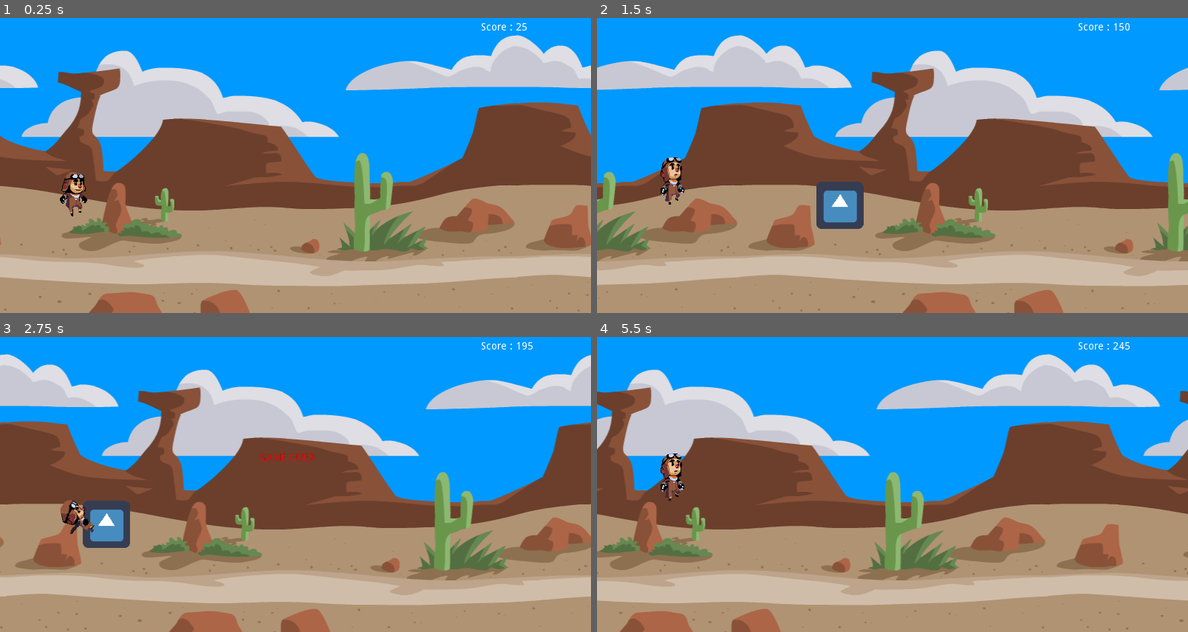
Above: before the commit, frames 1-4 (two rows, left to right).
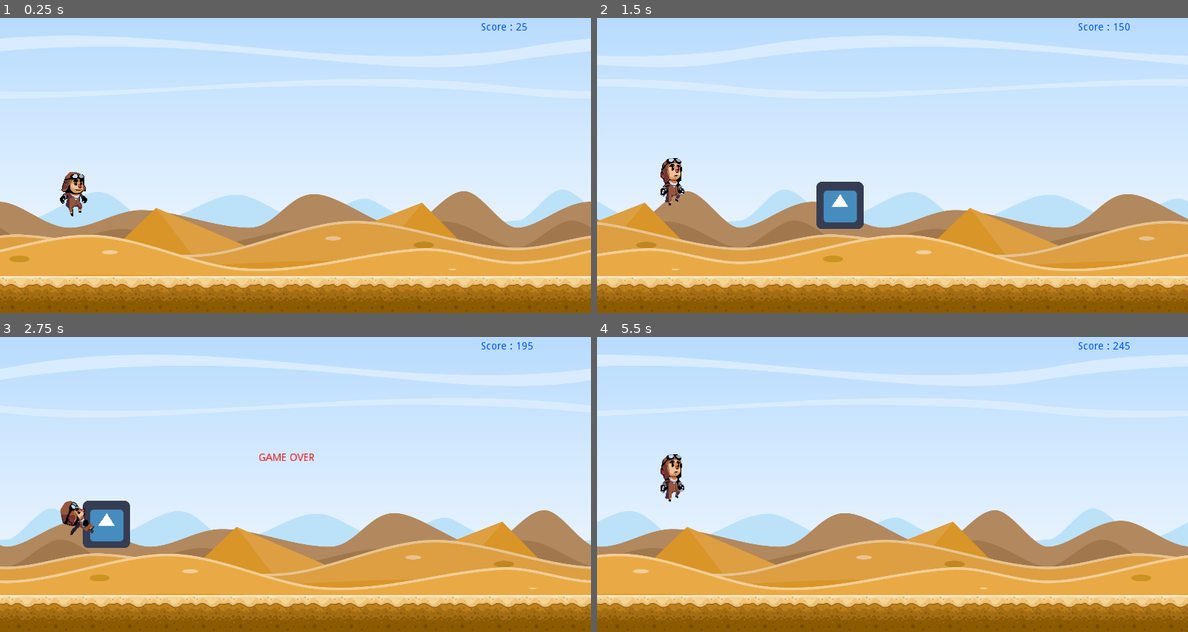
Above: after the commit, the same moments.

Repository: achmaddzaki/dinodron
Game: Godot game, scene res://Dinodron.tscn
The game is run twice, just before and just after one commit, with the same random seed, the same clock (stepped at 60 frames per second) and the same inputs. The engine's default icon, where the game draws it, is replaced by a stand-in: a white triangle on a blue panel in a dark square.
Inputs:
- Up to frame 1 (0.25 s): no input
- Up to frame 2 (1.5 s): hold Up (ui_up) from 0.53 s (still down); tap Space at 0.77 s
- Up to frame 3 (2.75 s): tap Space at 1.52 s; release Up (ui_up) at 2.03 s
- Up to frame 4 (5.5 s): tap Enter at 2.75 s; hold Up (ui_up) 2.78-4.28 s; tap Space at 3.02, 3.77, 4.52 s; hold Up (ui_up) from 5.03 s (still down)

The runs differ from the first frame. In frame 1, 96% of the frame differs, in the area x 0-100%, y 0-100%; in frame 2, 95%; in frame 3, 95%; in frame 4, 96%.

Commit message:
# Change background

Diff:
--- /dev/null
+++ b/BG.tscn
@@ -0,0 +1,21 @@
+[gd_scene load_steps=3 format=2]
+
+[ext_resource path="res://BG_Disert.png" type="Texture" id=1]
+[ext_resource path="res://Dirts.tres" type="TileSet" id=2]
+
+[node name="Node2D" type="Node2D"]
+z_index = -1
+
+[node name="Sprite" type="Sprite" parent="."]
+position = Vector2( 3.05176e-005, -7.62939e-006 )
+scale = Vector2( 0.625, 0.416667 )
+texture = ExtResource( 1 )
+centered = false
+
+[node name="TileMap" type="TileMap" parent="."]
+scale = Vector2( 0.391, 0.391 )
+tile_set = ExtResource( 2 )
+cell_size = Vector2( 128, 128 )
+cell_quadrant_size = 10
+format = 1
+tile_data = PoolIntArray( 458752, 0, 0, 458753, 0, 0, 458754, 0, 0, 458755, 0, 0, 458756, 0, 0, 458757, 0, 0, 458758, 0, 0, 458759, 0, 0, 458760, 0, 0, 458761, 0, 0, 458762, 0, 0, 458763, 0, 0, 458764, 0, 0, 458765, 0, 0, 458766, 0, 0, 458767, 0, 0 )
--- a/Dinodron.tscn
+++ b/Dinodron.tscn
@@ -1,18 +1,18 @@
 [gd_scene load_steps=19 format=2]
 
 [ext_resource path="res://bgslider.gd" type="Script" id=1]
-[ext_resource path="res://RichTextLabel.gd" type="Script" id=2]
-[ext_resource path="res://KinematicBody2D.gd" type="Script" id=3]
-[ext_resource path="res://Sprites/Player/Run0.png" type="Texture" id=4]
-[ext_resource path="res://Sprites/Player/Run1.png" type="Texture" id=5]
-[ext_resource path="res://Sprites/Player/Run2.png" type="Texture" id=6]
-[ext_resource path="res://Sprites/Player/Run3.png" type="Texture" id=7]
-[ext_resource path="res://Sprites/Player/Run4.png" type="Texture" id=8]
-[ext_resource path="res://Sprites/Player/Run7.png" type="Texture" id=9]
-[ext_resource path="res://Sprites/Player/Jump1.png" type="Texture" id=10]
-[ext_resource path="res://Sprites/Player/Jump0.png" type="Texture" id=11]
-[ext_resource path="res://KinematicBody2D2.gd" type="Script" id=12]
-[ext_resource path="res://bg.png" type="Texture" id=13]
+[ext_resource path="res://BG.tscn" type="PackedScene" id=2]
+[ext_resource path="res://RichTextLabel.gd" type="Script" id=3]
+[ext_resource path="res://KinematicBody2D.gd" type="Script" id=4]
+[ext_resource path="res://Sprites/Player/Jump0.png" type="Texture" id=5]
+[ext_resource path="res://Sprites/Player/Run0.png" type="Texture" id=6]
+[ext_resource path="res://Sprites/Player/Run1.png" type="Texture" id=7]
+[ext_resource path="res://Sprites/Player/Run2.png" type="Texture" id=8]
+[ext_resource path="res://Sprites/Player/Run3.png" type="Texture" id=9]
+[ext_resource path="res://Sprites/Player/Run4.png" type="Texture" id=10]
+[ext_resource path="res://Sprites/Player/Run7.png" type="Texture" id=11]
+[ext_resource path="res://Sprites/Player/Jump1.png" type="Texture" id=12]
+[ext_resource path="res://KinematicBody2D2.gd" type="Script" id=13]
 [ext_resource path="res://icon.png" type="Texture" id=14]
 
 [sub_resource type="CapsuleShape2D" id=1]
@@ -21,32 +21,32 @@
 
 [sub_resource type="SpriteFrames" id=2]
 animations = [ {
-"frames": [ ExtResource( 4 ), ExtResource( 5 ), ExtResource( 6 ), ExtResource( 7 ), ExtResource( 8 ), ExtResource( 9 ) ],
+"frames": [ ExtResource( 5 ) ],
+"loop": true,
+"name": "JumpUp",
+"speed": 5.0
+}, {
+"frames": [ ExtResource( 6 ), ExtResource( 7 ), ExtResource( 8 ), ExtResource( 9 ), ExtResource( 10 ), ExtResource( 11 ) ],
 "loop": true,
 "name": "Run",
 "speed": 10.0
 }, {
-"frames": [ ExtResource( 10 ) ],
+"frames": [ ExtResource( 11 ) ],
+"loop": true,
+"name": "Dead",
+"speed": 5.0
+}, {
+"frames": [ ExtResource( 12 ) ],
 "loop": true,
 "name": "JumpDown",
 "speed": 5.0
-}, {
-"frames": [ ExtResource( 11 ) ],
-"loop": true,
-"name": "JumpUp",
-"speed": 5.0
-}, {
-"frames": [ ExtResource( 9 ) ],
-"loop": true,
-"name": "Dead",
-"speed": 5.0
 } ]
 
-[sub_resource type="RectangleShape2D" id=3]
-extents = Vector2( 400, 25.14 )
-
-[sub_resource type="CircleShape2D" id=4]
+[sub_resource type="CircleShape2D" id=3]
 radius = 24.0776
+
+[sub_resource type="RectangleShape2D" id=4]
+extents = Vector2( 400.15, 10 )
 
 [node name="world" type="Node2D"]
 script = ExtResource( 1 )
@@ -54,18 +54,30 @@
 "_edit_lock_": true
 }
 
+[node name="background" type="Node" parent="."]
+
+[node name="Node2D" parent="background" instance=ExtResource( 2 )]
+
+[node name="Node2D2" parent="background" instance=ExtResource( 2 )]
+position = Vector2( 800, 0 )
+
+[node name="Node2D3" parent="background" instance=ExtResource( 2 )]
+position = Vector2( 1600, -7.62939e-006 )
+
 [node name="RichTextLabel" type="RichTextLabel" parent="."]
+modulate = Color( 0, 0.321569, 1, 1 )
 light_mask = 8
 margin_left = 651.0
 margin_top = 6.0
 margin_right = 776.0
 margin_bottom = 46.0
-script = ExtResource( 2 )
+script = ExtResource( 3 )
 
 [node name="LabelContainer" type="Node2D" parent="."]
 editor/display_folded = true
 visible = false
 position = Vector2( 387.705, 166.159 )
+z_index = 1
 __meta__ = {
 "_edit_group_": true
 }
@@ -84,14 +96,13 @@
 text = "Game Over"
 align = 1
 uppercase = true
-percent_visible = -0.125
 max_lines_visible = 1
 
 [node name="KinematicBody2D" type="KinematicBody2D" parent="."]
 position = Vector2( 101.117, 178.918 )
 z_index = 1
 collision_layer = 0
-script = ExtResource( 3 )
+script = ExtResource( 4 )
 __meta__ = {
 "_edit_group_": true
 }
@@ -129,62 +140,6 @@
 frame = 4
 playing = true
 
-[node name="background" type="Node" parent="."]
-editor/display_folded = true
-
-[node name="bg0" type="Sprite" parent="background"]
-editor/display_folded = true
-z_index = -1
-texture = ExtResource( 13 )
-centered = false
-__meta__ = {
-"_edit_group_": true,
-"_edit_lock_": true
-}
-
-[node name="StaticBody2D" type="StaticBody2D" parent="background/bg0"]
-position = Vector2( 400, 400 )
-
-[node name="CollisionShape2D" type="CollisionShape2D" parent="background/bg0/StaticBody2D"]
-position = Vector2( 0, -25.27 )
-shape = SubResource( 3 )
-
-[node name="bg1" type="Sprite" parent="background"]
-editor/display_folded = true
-z_index = -1
-texture = ExtResource( 13 )
-centered = false
-offset = Vector2( 800, 0 )
-__meta__ = {
-"_edit_group_": true,
-"_edit_lock_": true
-}
-
-[node name="StaticBody2D2" type="StaticBody2D" parent="background/bg1"]
-position = Vector2( 400, 400 )
-
-[node name="CollisionShape2D" type="CollisionShape2D" parent="background/bg1/StaticBody2D2"]
-position = Vector2( 800, -25.27 )
-shape = SubResource( 3 )
-
-[node name="bg2" type="Sprite" parent="background"]
-editor/display_folded = true
-z_index = -1
-texture = ExtResource( 13 )
-centered = false
-offset = Vector2( 1600, 0 )
-__meta__ = {
-"_edit_group_": true,
-"_edit_lock_": true
-}
-
-[node name="StaticBody2D3" type="StaticBody2D" parent="background/bg2"]
-position = Vector2( 400, 400 )
-
-[node name="CollisionShape2D" type="CollisionShape2D" parent="background/bg2/StaticBody2D3"]
-position = Vector2( 1600, -25.27 )
-shape = SubResource( 3 )
-
 [node name="obstacles" type="Node" parent="."]
 editor/display_folded = true
 
@@ -231,6 +186,15 @@
 editor/display_folded = true
 
 [node name="CollisionShape2D" type="CollisionShape2D" parent="obstacles/obstacle2/Area2D"]
+shape = SubResource( 3 )
+
+[node name="StaticBody2D" type="StaticBody2D" parent="."]
+position = Vector2( 400, 360.95 )
+__meta__ = {
+"_edit_group_": true
+}
+
+[node name="CollisionShape2D" type="CollisionShape2D" parent="StaticBody2D"]
 shape = SubResource( 4 )
 [connection signal="body_entered" from="obstacles/obstacle0/Area2D" to="KinematicBody2D" method="_on_Area2D_body_entered"]
 [connection signal="body_entered" from="obstacles/obstacle1/Area2D" to="KinematicBody2D" method="_on_Area2D_body_entered"]
--- /dev/null
+++ b/Dirts.tres
@@ -0,0 +1,15 @@
+[gd_resource type="TileSet" load_steps=2 format=2]
+
+[ext_resource path="res://Sprites/Tiles/2.png" type="Texture" id=1]
+
+[resource]
+0/name = "Sprite"
+0/texture = ExtResource( 1 )
+0/tex_offset = Vector2( 0, 0 )
+0/modulate = Color( 1, 1, 1, 1 )
+0/region = Rect2( 0, 0, 128, 128 )
+0/tile_mode = 0
+0/occluder_offset = Vector2( 0, 0 )
+0/navigation_offset = Vector2( 0, 0 )
+0/shapes = [  ]
+0/z_index = 0
--- /dev/null
+++ b/Dirts.tscn
@@ -0,0 +1,17 @@
+[gd_scene load_steps=3 format=2]
+
+[ext_resource path="res://Sprites/Tiles/2.png" type="Texture" id=1]
+
+[sub_resource type="RectangleShape2D" id=1]
+extents = Vector2( 25, 25 )
+
+[node name="Node2D" type="StaticBody2D"]
+
+[node name="Sprite" type="Sprite" parent="."]
+scale = Vector2( 0.390625, 0.390625 )
+texture = ExtResource( 1 )
+centered = false
+
+[node name="CollisionShape2D" type="CollisionShape2D" parent="."]
+position = Vector2( 25, 25 )
+shape = SubResource( 1 )
--- a/bgslider.gd
+++ b/bgslider.gd
@@ -23,9 +23,11 @@
 		for i in range(bgs.size()):
 			var vctr = bgs[i].get_position()
 			vctr.x -= delta * speed
-			if(vctr.x < -bg_width + (-bg_width * i)):
+#			print(i, " - ", vctr.x)
+			if(vctr.x < -bg_width):
 				vctr.x += bg_width * bgs.size()
 			bgs[i].set_position(vctr)
+		print("\n")
 
 	# Obstacles
 		var rnd = rand_range(1,100)
Binary file added: BG_Disert.png
Not shown, added: BG_Disert.png.import
Not shown: 3 places in Dinodron.tscn that only renumber resources
Binary file added: Sprites/Tiles/2.png
Not shown, added: Sprites/Tiles/2.png.import
